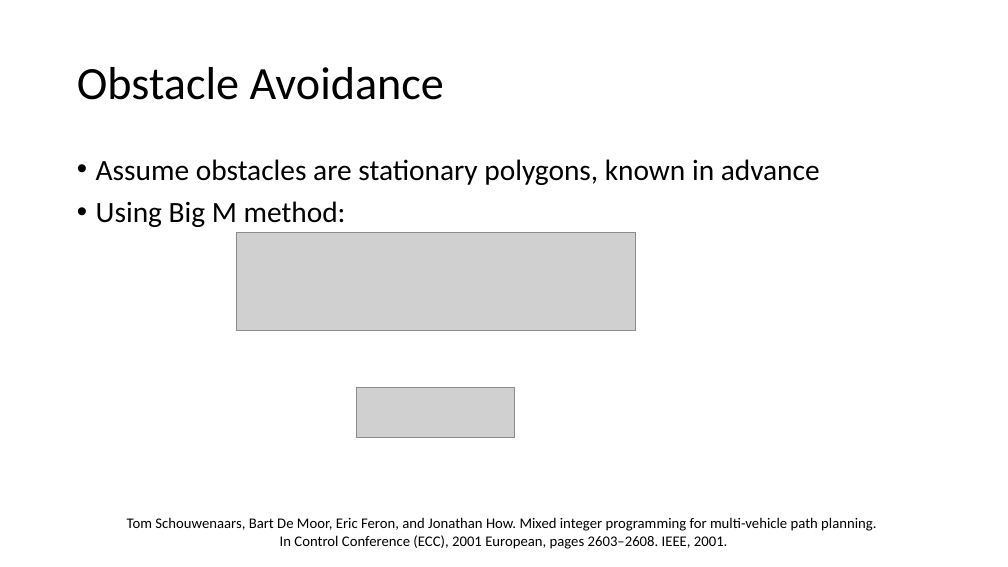
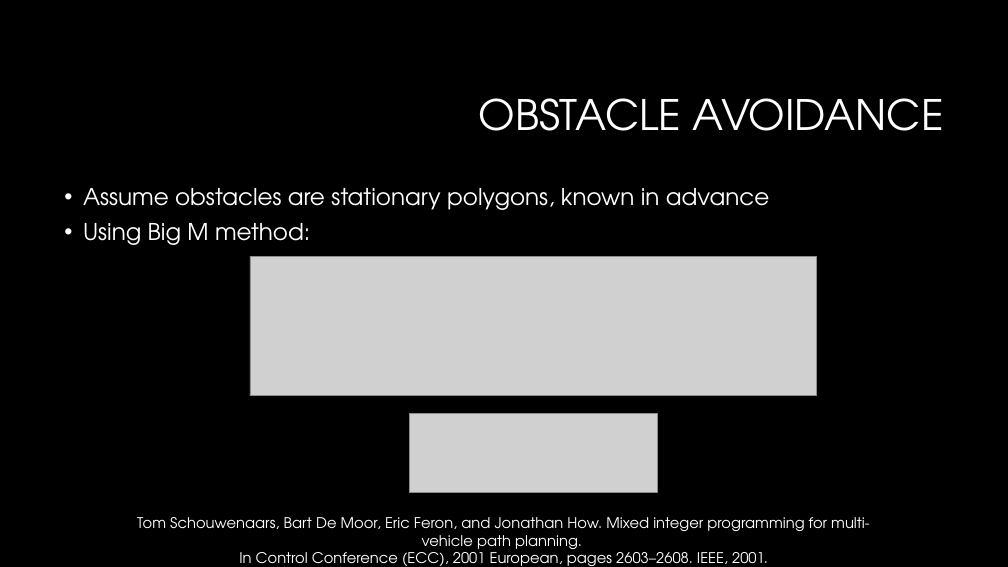
Before and after one commit to jdewaen/PathPlanner, a slide deck: slide 12 of report/final-presentation.pptx (slide 9 before the commit). Drawn at 1008x567 pixels with LibreOffice and Linux fonts; fonts in the diff are those of the drawing; grey boxes stand for pictures; background and template pictures are left out. Boxes give left, top, right and bottom in pixels: in the first picture for what was removed or moved away, otherwise in the second. Text is boxed around its words. In the diff, an @@ line names an element or a change of style, - is before the commit and + after.

```diff
--- a/report/final-presentation.pptx
+++ b/report/final-presentation.pptx
@@ background #FFFFFF to #000000 @@
@@ title at <box>479,98,944,131</box>: text changed; size 44 to 40 pt; font Calibri to TeX Gyre Adventor; text colour #000000 to #FFFFFF @@
-Obstacle Avoidance
+OBSTACLE AVOIDANCE
@@ text "Assume obstacles are stationary polygons, ...": place and size @@
-text "Assume obstacles are stationary polygons, ..." at <box>96,159,820,227</box>
+text "Assume obstacles are stationary polygons, ..." at <box>83,188,769,245</box>
@@ text "Assume obstacles are stationary polygons, ..." at <box>83,188,769,245</box>: size 28 to 22 pt, font Calibri to TeX Gyre Adventor, text colour #000000 to #FFFFFF @@
@@ picture: place and size @@
-picture at <box>236,232,635,330</box>
+picture at <box>250,256,817,396</box>
@@ picture: place and size @@
-picture at <box>357,387,514,438</box>
+picture at <box>409,414,657,493</box>
@@ text "Tom Schouwenaars, Bart De Moor, ..." at <box>137,517,870,566</box>: font Calibri to TeX Gyre Adventor, text colour #000000 to #FFFFFF @@
```
Also in this commit, not shown: 70 other slides changed, 14 slides added, 10 slides removed, 12 other files.
